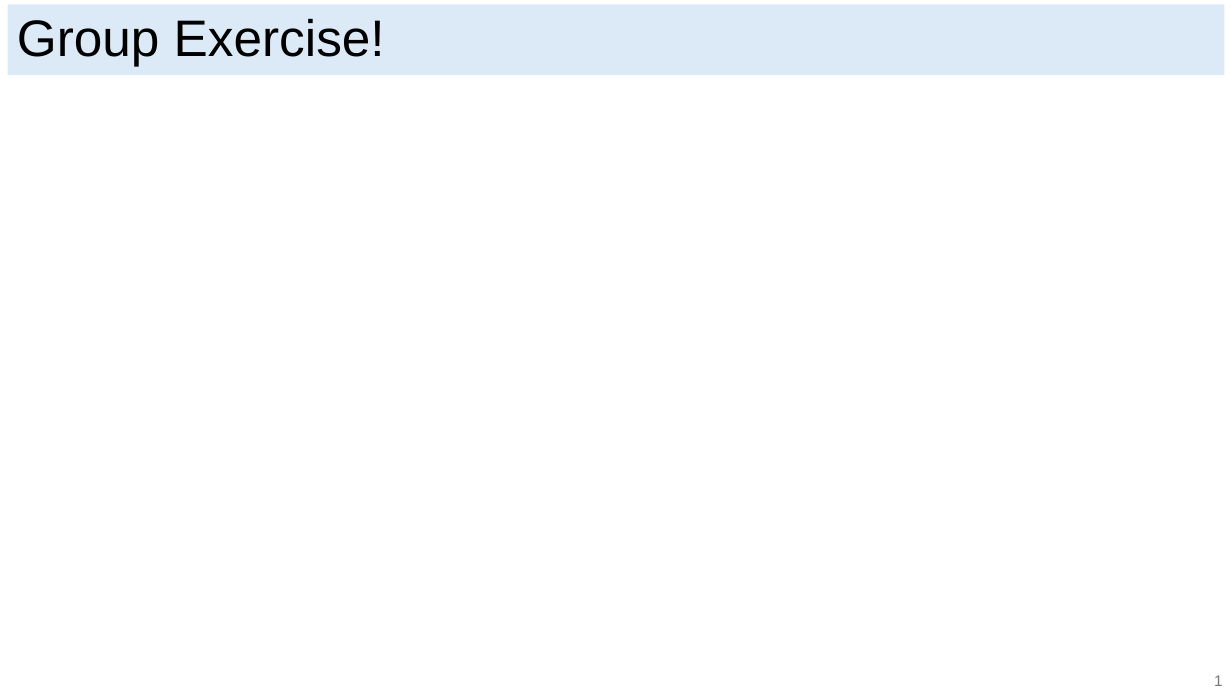
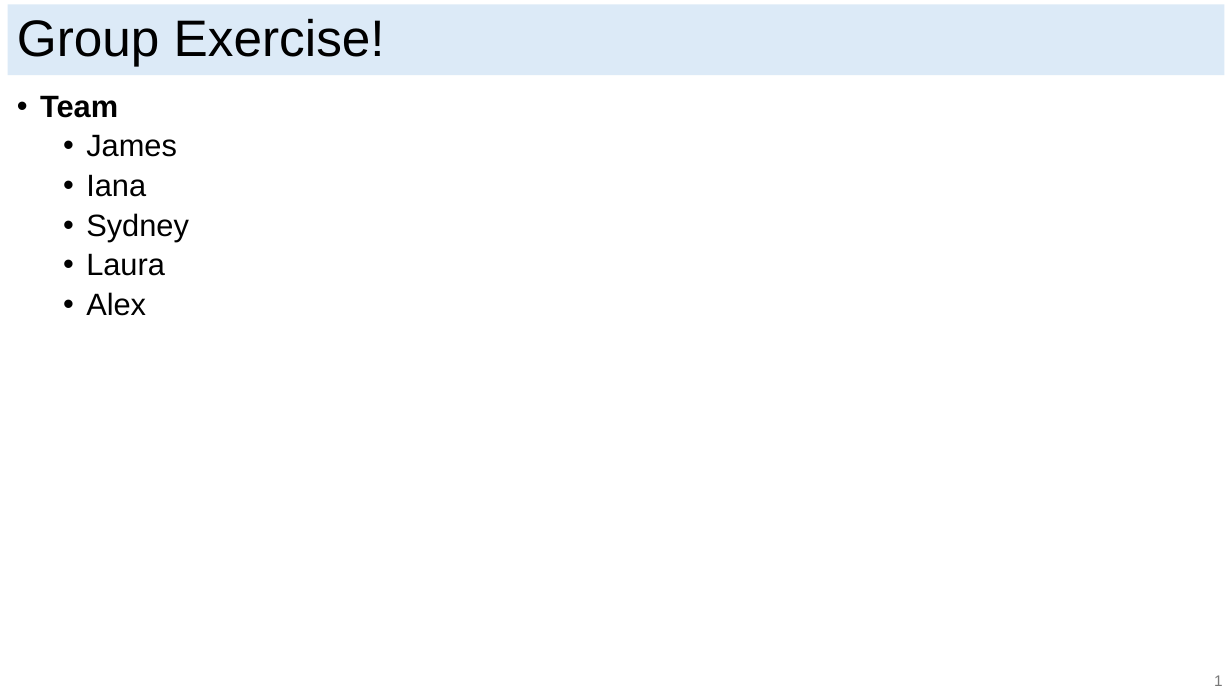
Before and after one commit to ericjmei/git_python_workshop, a slide deck: slide 6 of slides/git_slides.pptx (slide 7 before the commit). Drawn at 1232x693 pixels with LibreOffice and Linux fonts; fonts in the diff are those of the drawing. Boxes give left, top, right and bottom in pixels: in the first picture for what was removed or moved away, otherwise in the second. Text is boxed around its words. In the diff, an @@ line names an element or a change of style, - is before the commit and + after.

```diff
--- a/slides/git_slides.pptx
+++ b/slides/git_slides.pptx
@@ text added at (40,95,189,316), 24 pt, text #000000 @@
+• Team
+  • James
+  • Iana
+  • Sydney
+  • Laura
+  • Alex
```
Also in this commit, not shown: 4 other slides changed, 1 slide removed.
